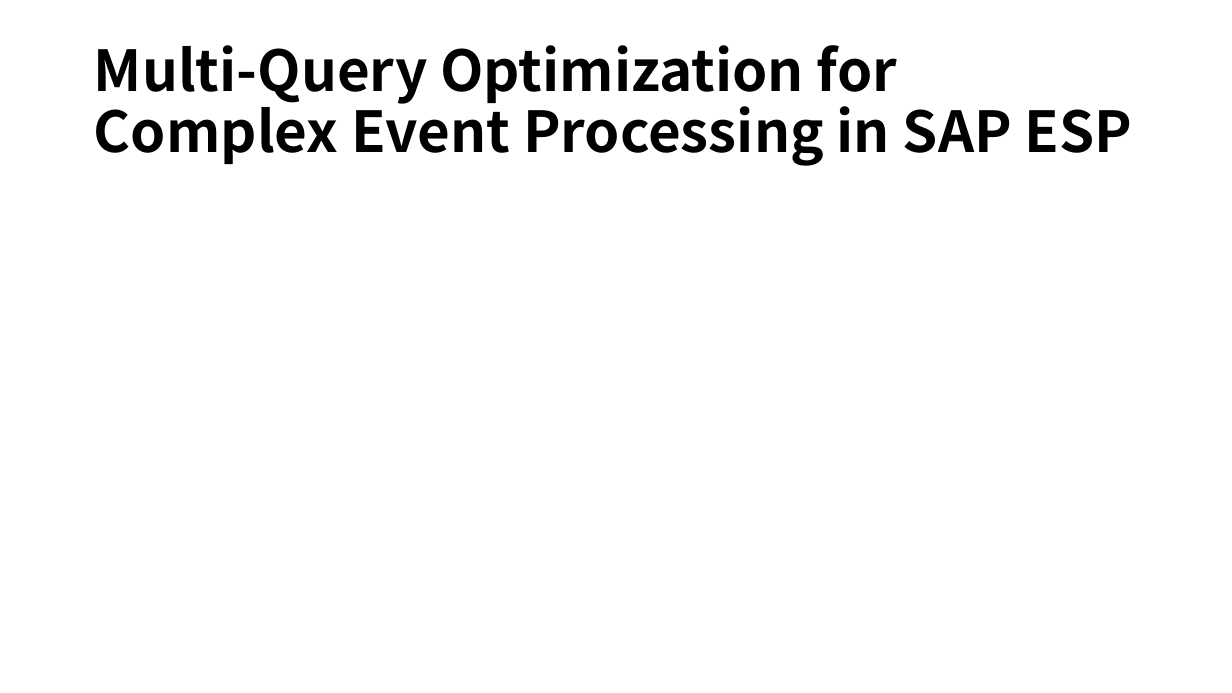
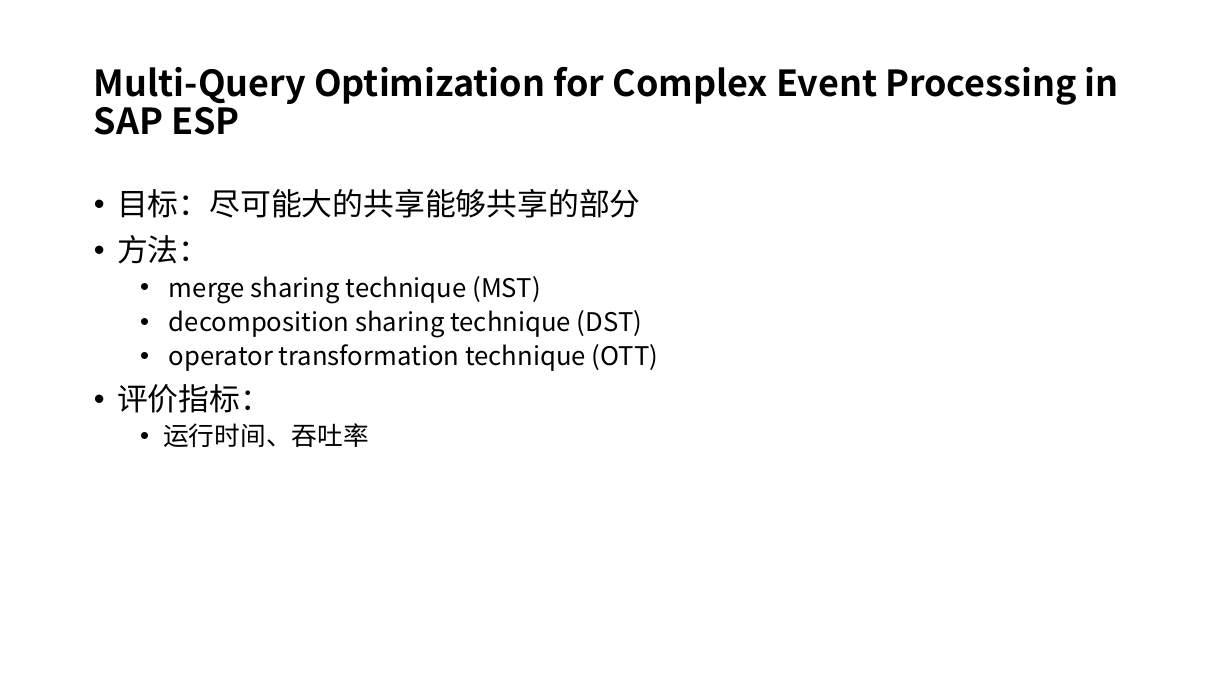
Before and after one commit to Issac-Newton/MQO, a slide deck: slide 15 of Hypercube.pptx (slide 17 before the commit). Drawn at 1232x693 pixels with LibreOffice and Linux fonts; fonts in the diff are those of the drawing. Boxes give left, top, right and bottom in pixels: in the first picture for what was removed or moved away, otherwise in the second. Text is boxed around its words. In the diff, an @@ line names an element or a change of style, - is before the commit and + after.

```diff
--- a/Hypercube.pptx
+++ b/Hypercube.pptx
@@ title "Multi-Query Optimization for Complex Event ..." at (94,67,1119,135): size 44 to 28 pt @@
@@ text added at (117,189,659,447), 20 pt, text #000000 @@
+• 目标：尽可能大的共享能够共享的部分
+• 方法：
+  • merge sharing technique (MST)
+  • decomposition sharing technique (DST)
+  • operator transformation technique (OTT)
+• 评价指标：
+  • 运行时间、吞吐率
```
Also in this commit, not shown: 1 slide added, 3 other files.
